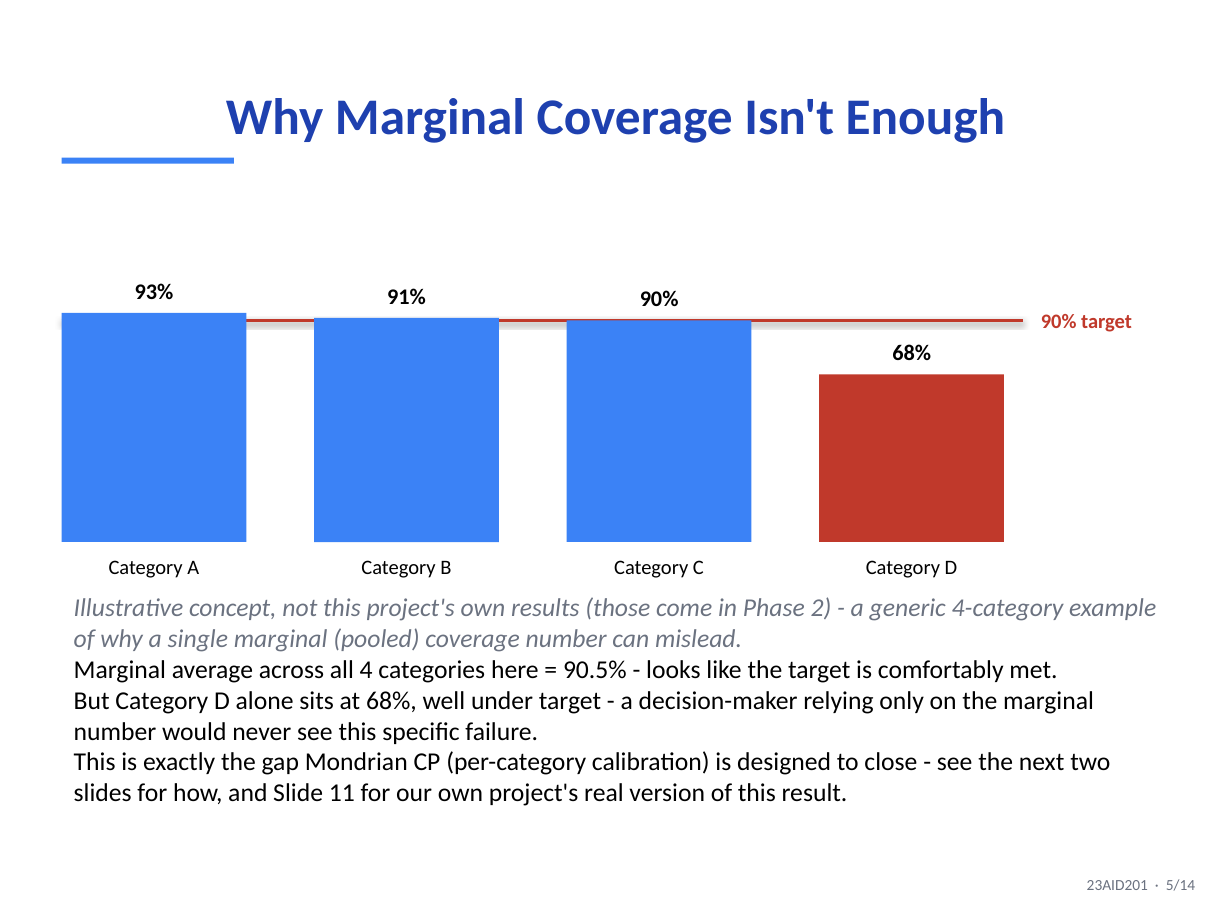
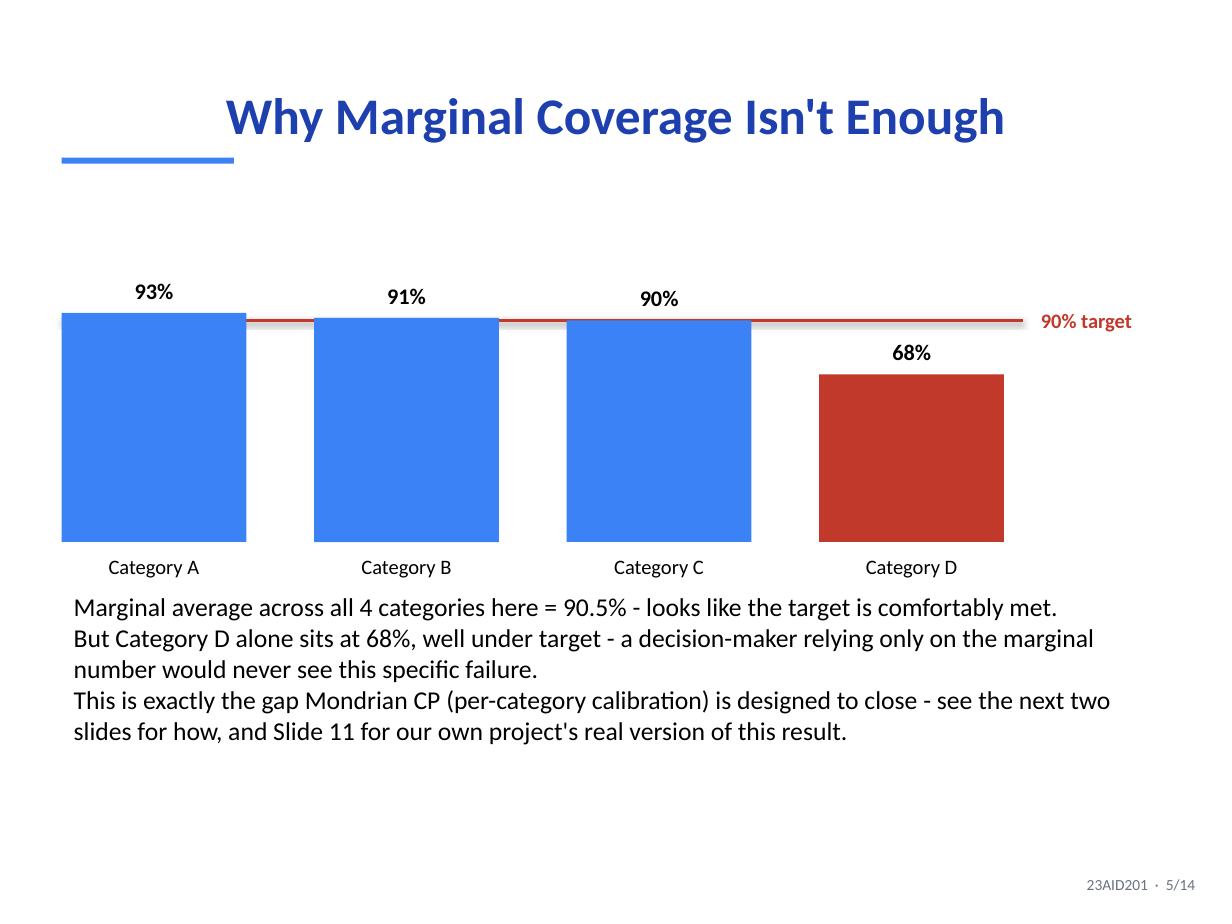
Before and after one commit to DUNE-ODYSSEY/Mondrian-Conformal-Prediction-On-Discrete-Event-Simulation, a slide deck: slide 5 of slides/mid_sem_presentation.pptx. Drawn at 1232x924 pixels with LibreOffice and Linux fonts; fonts in the diff are those of the drawing. Boxes give left, top, right and bottom in pixels: in the first picture for what was removed or moved away, otherwise in the second. Text is boxed around its words. In the diff, an @@ line names an element or a change of style, - is before the commit and + after.

```diff
--- a/slides/mid_sem_presentation.pptx
+++ b/slides/mid_sem_presentation.pptx
@@ text at bbox=[74, 597, 1156, 652]: paragraph removed @@
-Illustrative concept, not this project's own results (those come in Phase 2) - a generic 4-category example of why a single marginal (pooled) coverage number can mislead.
```
Also in this commit, not shown: 1 other file.
